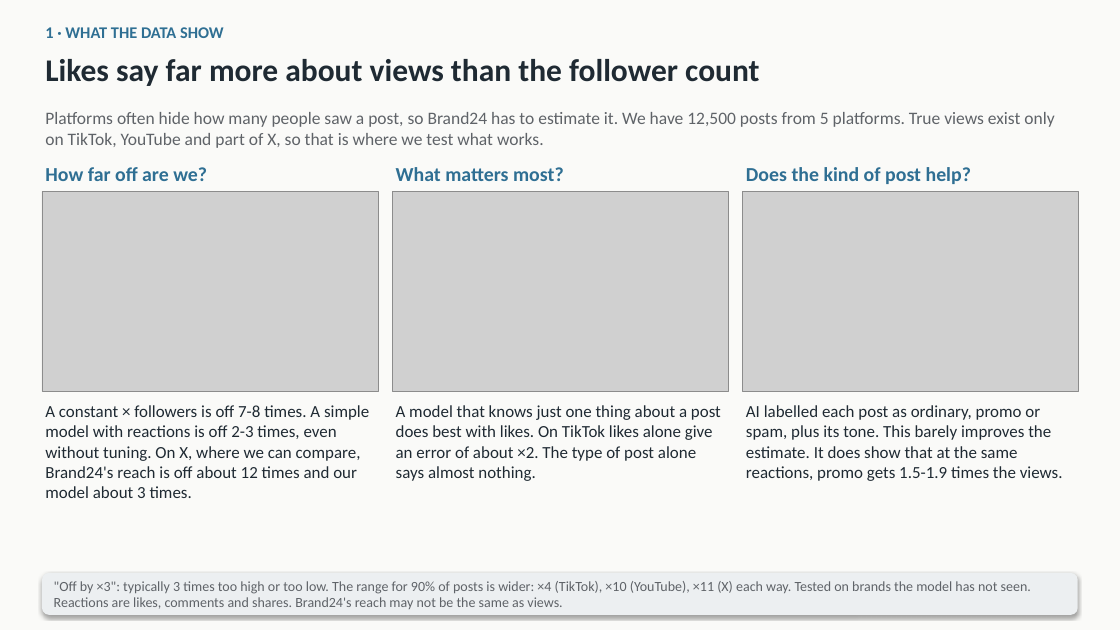
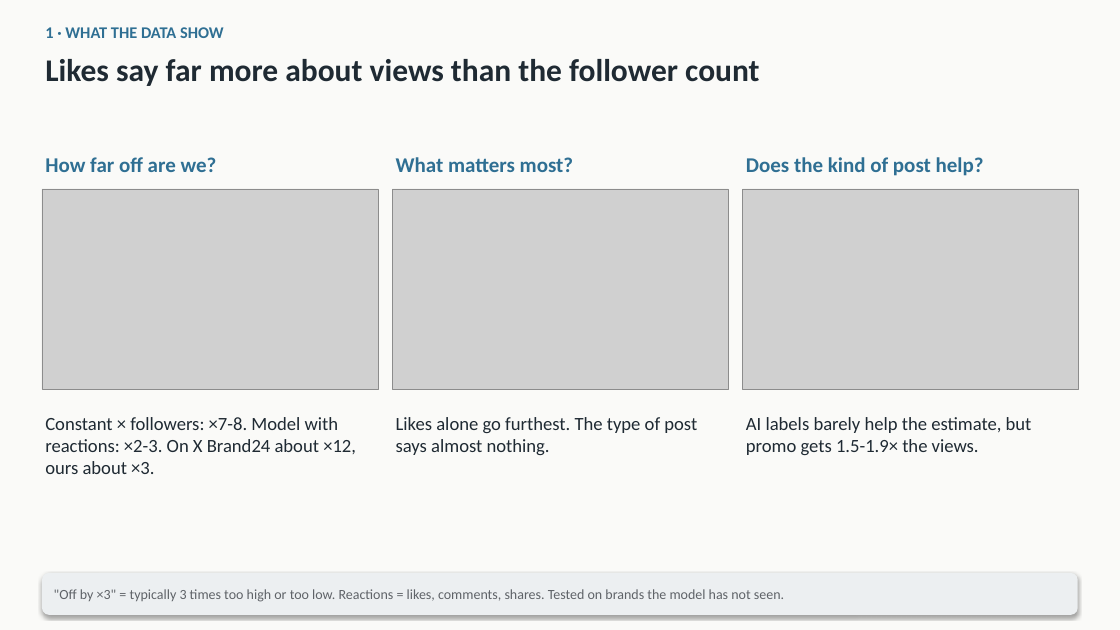
Before and after one commit to mikolaj-olesinski/Digital-Media-Analysis-PWR, a slide deck: slide 1 of pitchdeck/class_en.pptx. Drawn at 1120x630 pixels with LibreOffice and Linux fonts; fonts in the diff are those of the drawing; grey boxes stand for pictures. Boxes give left, top, right and bottom in pixels: in the first picture for what was removed or moved away, otherwise in the second. Text is boxed around its words. In the diff, an @@ line names an element or a change of style, - is before the commit and + after.

```diff
--- a/pitchdeck/class_en.pptx
+++ b/pitchdeck/class_en.pptx
@@ text removed at [45, 112, 1054, 148] @@
-Platforms often hide how many people saw a post, so Brand24 has to estimate it. We have 12,500 posts from 5 platforms. True views exist only on TikTok, YouTube and part of X, so that is where we test what works.
@@ 3 texts: place and size @@
-3 texts at [45, 167, 971, 184]
+3 texts at [45, 157, 984, 176]
@@ size 17 to 18 pt in 3 elements at [45, 157, 217, 172], [396, 157, 573, 172], [746, 157, 984, 176] @@
@@ text at [45, 417, 356, 474]: text changed; size 14.5 to 16 pt @@
-A constant × followers is off 7-8 times. A simple model with reactions is off 2-3 times, even without tuning. On X, where we can compare, Brand24's reach is off about 12 times and our model about 3 times.
+Constant × followers: ×7-8. Model with reactions: ×2-3. On X Brand24 about ×12, ours about ×3.
@@ text at [396, 417, 697, 455]: text changed; size 14.5 to 16 pt @@
-A model that knows just one thing about a post does best with likes. On TikTok likes alone give an error of about ×2. The type of post alone says almost nothing.
+Likes alone go furthest. The type of post says almost nothing.
@@ text at [746, 417, 1032, 455]: text changed; size 14.5 to 16 pt @@
-AI labelled each post as ordinary, promo or spam, plus its tone. This barely improves the estimate. It does show that at the same reactions, promo gets 1.5-1.9 times the views.
+AI labels barely help the estimate, but promo gets 1.5-1.9× the views.
@@ text at [54, 589, 784, 602]: text changed @@
-"Off by ×3": typically 3 times too high or too low. The range for 90% of posts is wider: ×4 (TikTok), ×10 (YouTube), ×11 (X) each way. Tested on brands the model has not seen. Reactions are likes, comments and shares. Brand24's reach may not be the same as views.
+"Off by ×3" = typically 3 times too high or too low. Reactions = likes, comments, shares. Tested on brands the model has not seen.
```
Also in this commit, not shown: 4 other slides changed, 16 other files.
